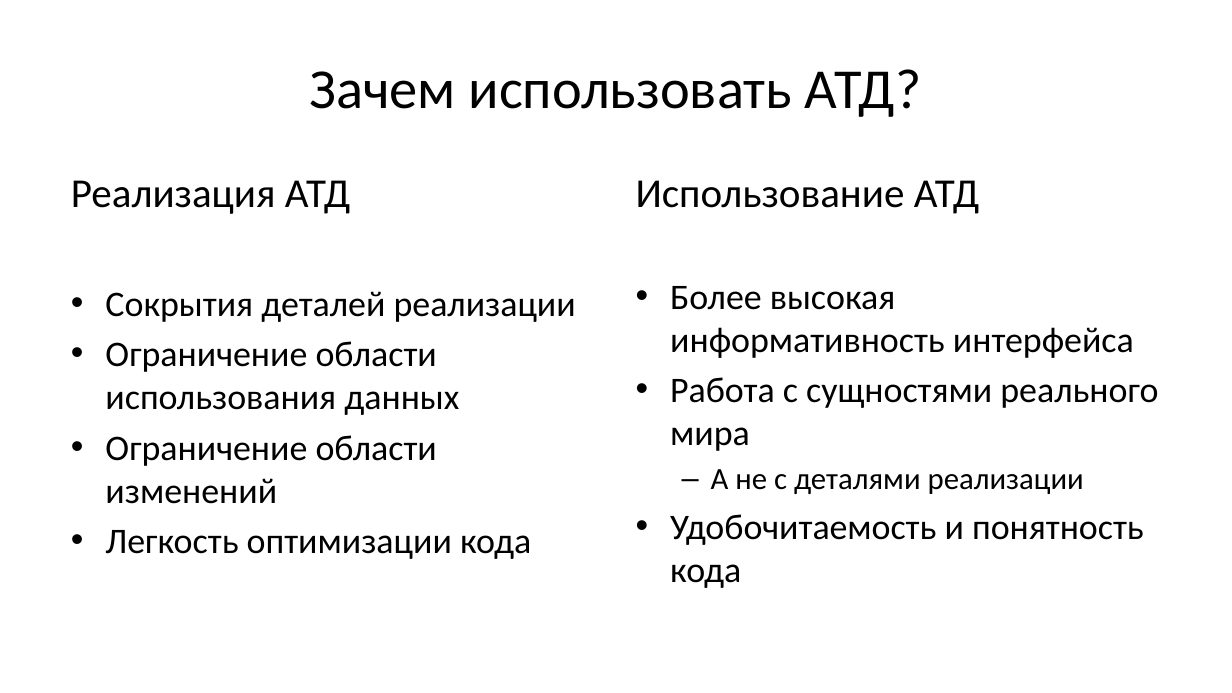
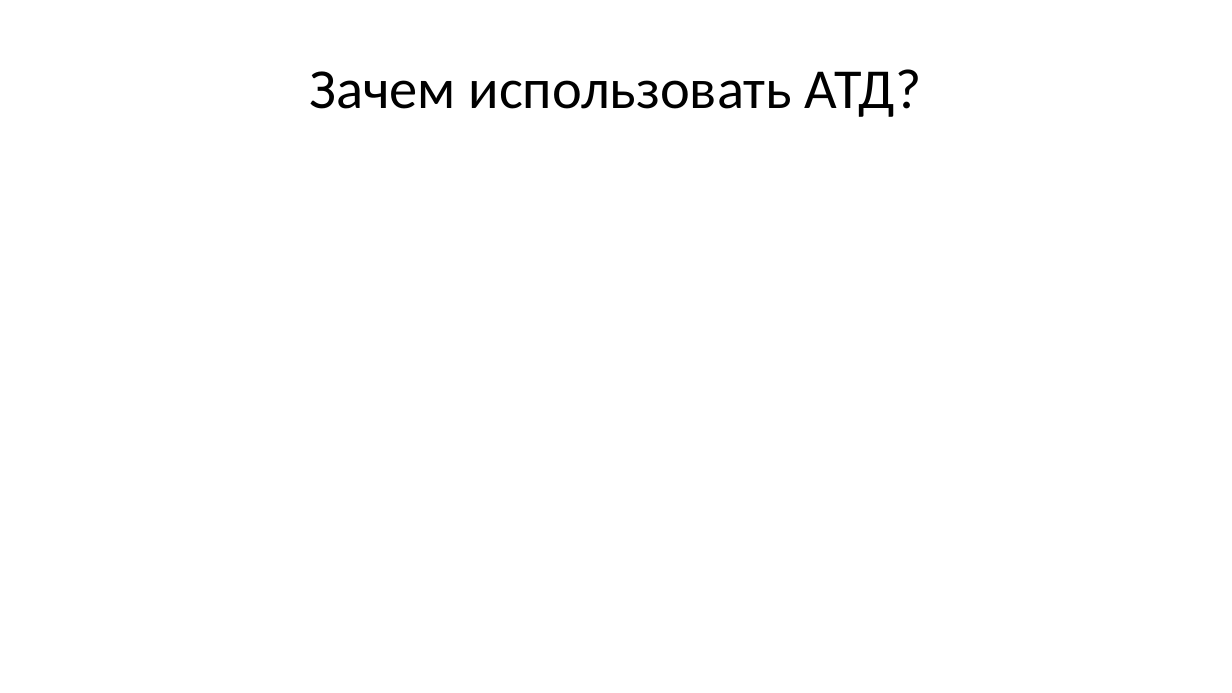
Before and after one commit to Evgueni-Petrov-aka-espetrov/Algorithms-and-Programming-in-C-pptx, a slide deck: slide 47 of 08 Списки.pptx (slide 10 before the commit). Drawn at 1232x693 pixels with LibreOffice and Linux fonts; fonts in the diff are those of the drawing. Boxes give left, top, right and bottom in pixels: in the first picture for what was removed or moved away, otherwise in the second. Text is boxed around its words. In the diff, an @@ line names an element or a change of style, - is before the commit and + after.

```diff
--- a/08 Списки.pptx
+++ b/08 Списки.pptx
@@ text removed at (x1=71, y1=180, x2=576, y2=559) @@
-Реализация АТД
-• Сокрытия деталей реализации
-• Ограничение области использования данных
-• Ограничение области изменений
-• Легкость оптимизации кода
@@ text removed at (x1=636, y1=180, x2=1158, y2=588) @@
-Использование АТД
-• Более высокая информативность интерфейса
-• Работа с сущностями реального мира
-  – А не с деталями реализации
-• Удобочитаемость и понятность кода
```
Also in this commit, not shown: 30 other slides changed, 105 slides added, 3 slides removed.
